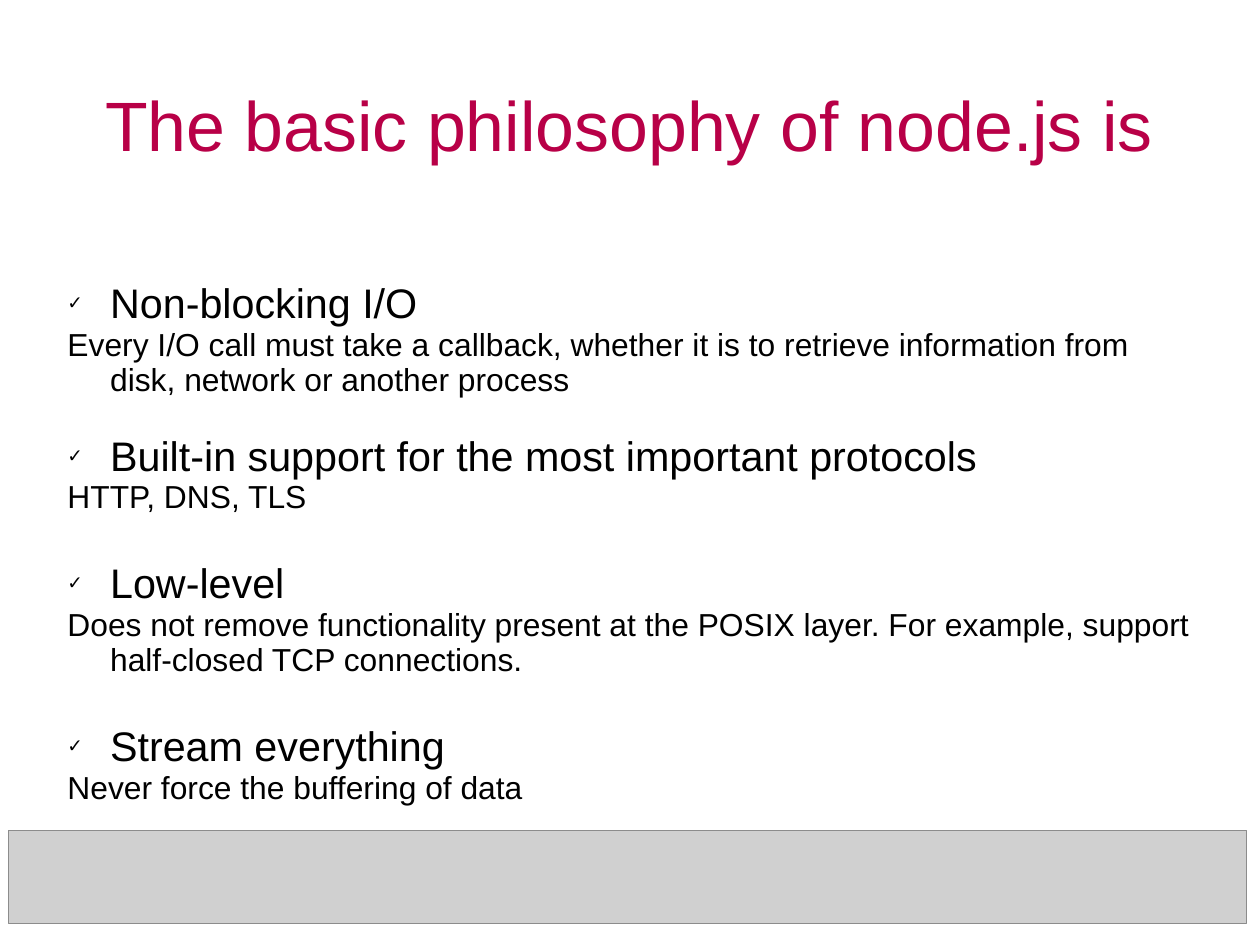
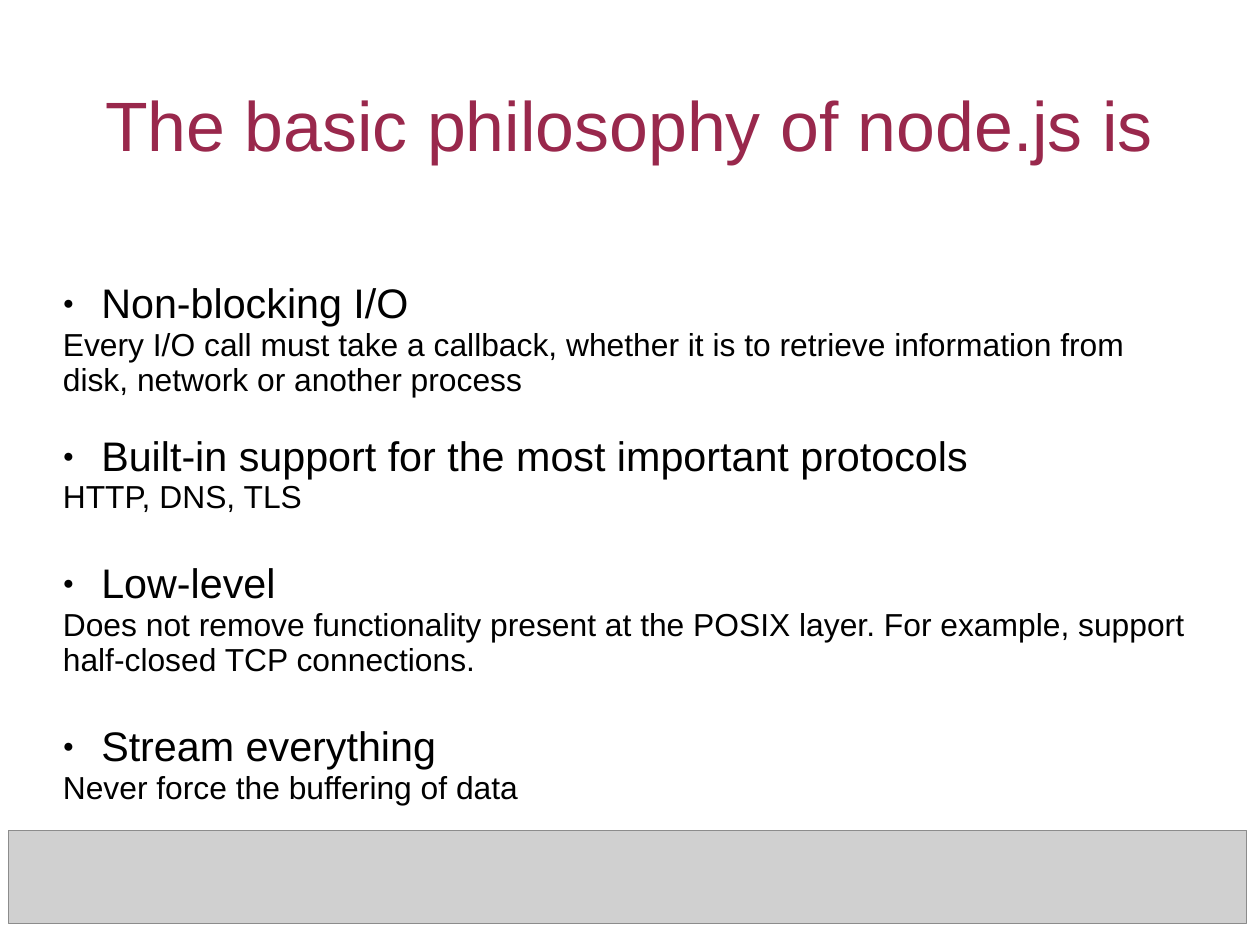
Before and after one commit to becevka/amigo, a slide deck: slide 8 of amigo.ppt. Drawn at 1260x945 pixels with LibreOffice and Linux fonts; fonts in the diff are those of the drawing; grey boxes stand for pictures. Boxes give left, top, right and bottom in pixels: in the first picture for what was removed or moved away, otherwise in the second. Text is boxed around its words. In the diff, an @@ line names an element or a change of style, - is before the commit and + after.

```diff
--- a/amigo.ppt
+++ b/amigo.ppt
@@ title "The basic philosophy of node.js ..." at [105, 100, 1152, 164]: text colour #B80047 to #99284C @@
@@ subtitle "Non-blocking I/O" at [63, 288, 1184, 804]: bullet ✓ to ●; indent changed @@
```
Also in this commit, not shown: 16 other slides changed, 18 slides added, 2 other files.
